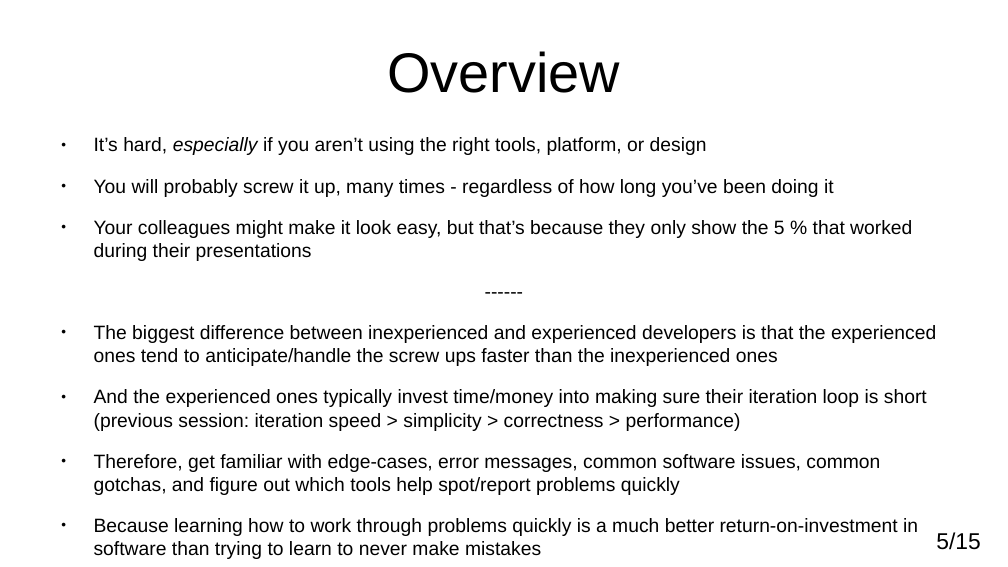
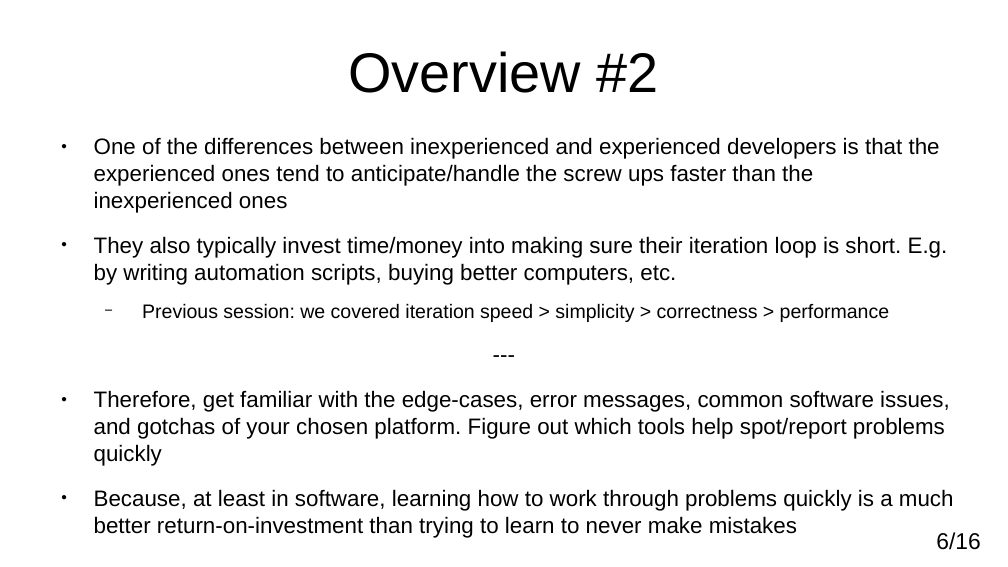
Before and after one commit to adamkewley/rse-meetups, a slide deck: slide 6 of 4_SoftwareImplementation/PresentationSlides.odp (slide 5 before the commit). Drawn at 1008x567 pixels with LibreOffice and Linux fonts; fonts in the diff are those of the drawing. Boxes give left, top, right and bottom in pixels: in the first picture for what was removed or moved away, otherwise in the second. Text is boxed around its words. In the diff, an @@ line names an element or a change of style, - is before the commit and + after.

Commit message:
Update session 4 slides

```diff
--- a/4_SoftwareImplementation/PresentationSlides.odp
+++ b/4_SoftwareImplementation/PresentationSlides.odp
@@ title at <box>349,51,659,93</box>: text changed @@
-Overview
+Overview #2
@@ text at <box>94,137,954,538</box>: text changed; size 15.2 to 17.6 pt @@
-● It’s hard, especially if you aren’t using the right tools, platform, or design
-● You will probably screw it up, many times - regardless of how long you’ve been doing it
-● Your colleagues might make it look easy, but that’s because they only show the 5 % that worked during their presentations
-------
-● The biggest difference between inexperienced and experienced developers is that the experienced ones tend to anticipate/handle the screw ups faster than the inexperienced ones
-● And the experienced ones typically invest time/money into making sure their iteration loop is short (previous session: iteration speed > simplicity > correctness > performance)
-● Therefore, get familiar with edge-cases, error messages, common software issues, common gotchas, and figure out which tools help spot/report problems quickly
-● Because learning how to work through problems quickly is a much better return-on-investment in software than trying to learn to never make mistakes
+● One of the differences between inexperienced and experienced developers is that the experienced ones tend to anticipate/handle the screw ups faster than the inexperienced ones
+● They also typically invest time/money into making sure their iteration loop is short. E.g. by writing automation scripts, buying better computers, etc.
+  − Previous session: we covered iteration speed > simplicity > correctness > performance
+---
+● Therefore, get familiar with the edge-cases, error messages, common software issues, and gotchas of your chosen platform. Figure out which tools help spot/report problems quickly
+● Because, at least in software, learning how to work through problems quickly is a much better return-on-investment than trying to learn to never make mistakes
@@ page number at <box>936,532,980,550</box>: text changed @@
-5/15
+6/16
```
Also in this commit, not shown: 5 other slides changed, 1 slide added, 1 other file.
